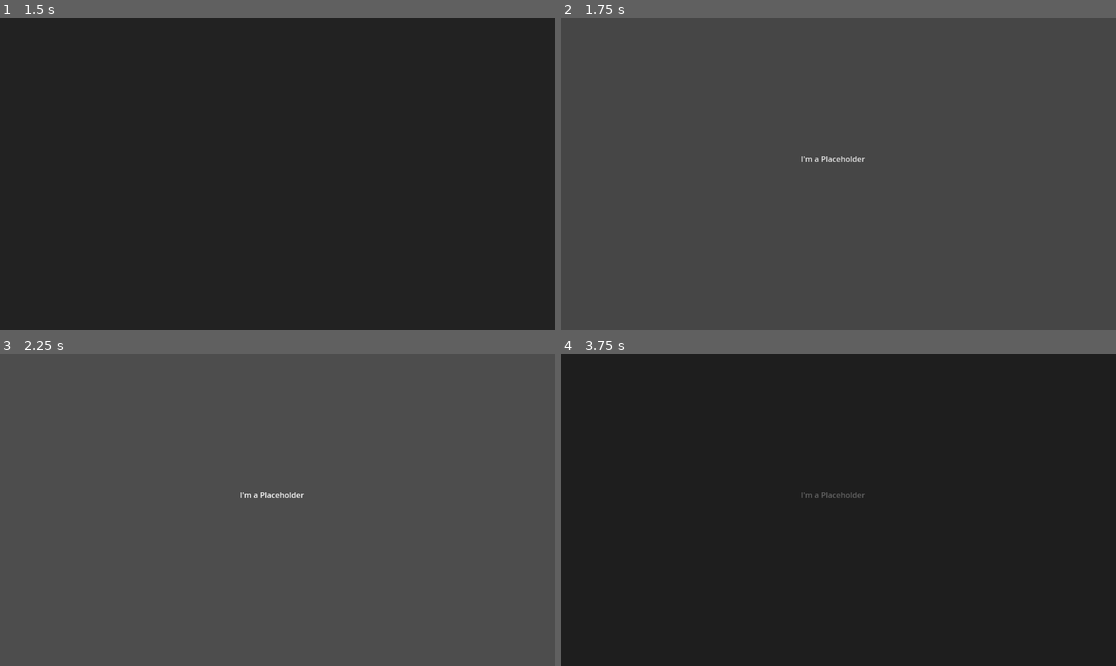
Above: before the commit, frames 1-4 (two rows, left to right).
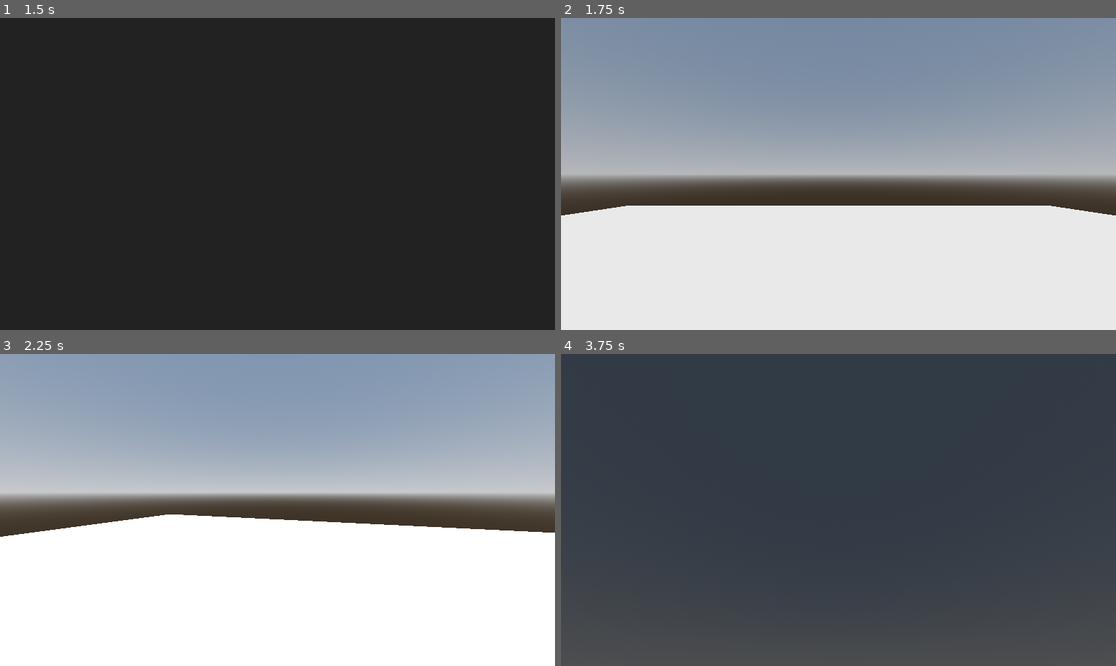
Above: after the commit, the same moments.

Repository: Twalton1452/Space_Delivery_Squad
Game: Godot game, scene res://scenes/Main.tscn
Same seed, same stepped clock (60 frames per second), same inputs: the game is played once before the commit and once after it. Sound files missing from this copy of the repository are replaced by a short silence.
Inputs (mouse positions are in pixels of both pictures, inside the frame that each line leads up to):
- Up to frame 1 (1.5 s): click (277, 183) at 0.52 s; type "12" at 0.6 s; click "Host" at 1.25 s
- Up to frame 2 (1.75 s): no input
- Up to frame 3 (2.25 s): move the mouse to (399, 494) at 2.02 s; hold D (right, bound only after the commit) from 2.03 s (still down); hold T (unlock_cursor, bound only after the commit) from 2.03 s (still down)
- Up to frame 4 (3.75 s): tap Space (jump, bound only after the commit) at 2.27, 2.3, 2.57, 2.85, 3.02, 3.32 s; move the mouse to (727, 525) at 2.77 s; release D (right, bound only after the commit) at 2.78 s; release T (unlock_cursor, bound only after the commit) at 2.78 s; hold S (down, bound only after the commit) 2.78-3.53 s; tap T (unlock_cursor, bound only after the commit) at 3.05 s; move the mouse to (894, 441) at 3.52 s; hold D (right, bound only after the commit) from 3.53 s (still down); hold Page Up (next_level) from 3.53 s (still down)

Frame 1 is identical in both runs. In frame 2, 97% of the frame differs, in the area x 0-100%, y 0-100%; in frame 3, 97%; in frame 4, 100%.

Commit message:
Players moving around
Client authoritative

Diff:
--- a/project.godot
+++ b/project.godot
@@ -43,6 +43,36 @@
 "events": [Object(InputEventKey,"resource_local_to_scene":false,"resource_name":"","device":-1,"window_id":0,"alt_press …(182 unchanged characters)…
 ]
 }
+jump={
+"deadzone": 0.5,
+"events": [Object(InputEventKey,"resource_local_to_scene":false,"resource_name":"","device":-1,"window_id":0,"alt_pressed":false,"shift_pressed":false,"ctrl_pressed":false,"meta_pressed":false,"pressed":false,"keycode":0,"physical_keycode":32,"key_label":0,"unicode":32,"echo":false,"script":null)
+]
+}
+left={
+"deadzone": 0.5,
+"events": [Object(InputEventKey,"resource_local_to_scene":false,"resource_name":"","device":-1,"window_id":0,"alt_pressed":false,"shift_pressed":false,"ctrl_pressed":false,"meta_pressed":false,"pressed":false,"keycode":0,"physical_keycode":65,"key_label":0,"unicode":97,"echo":false,"script":null)
+]
+}
+right={
+"deadzone": 0.5,
+"events": [Object(InputEventKey,"resource_local_to_scene":false,"resource_name":"","device":-1,"window_id":0,"alt_pressed":false,"shift_pressed":false,"ctrl_pressed":false,"meta_pressed":false,"pressed":false,"keycode":0,"physical_keycode":68,"key_label":0,"unicode":100,"echo":false,"script":null)
+]
+}
+up={
+"deadzone": 0.5,
+"events": [Object(InputEventKey,"resource_local_to_scene":false,"resource_name":"","device":-1,"window_id":0,"alt_pressed":false,"shift_pressed":false,"ctrl_pressed":false,"meta_pressed":false,"pressed":false,"keycode":0,"physical_keycode":87,"key_label":0,"unicode":119,"echo":false,"script":null)
+]
+}
+down={
+"deadzone": 0.5,
+"events": [Object(InputEventKey,"resource_local_to_scene":false,"resource_name":"","device":-1,"window_id":0,"alt_pressed":false,"shift_pressed":false,"ctrl_pressed":false,"meta_pressed":false,"pressed":false,"keycode":0,"physical_keycode":83,"key_label":0,"unicode":115,"echo":false,"script":null)
+]
+}
+unlock_cursor={
+"deadzone": 0.5,
+"events": [Object(InputEventKey,"resource_local_to_scene":false,"resource_name":"","device":-1,"window_id":0,"alt_pressed":false,"shift_pressed":false,"ctrl_pressed":false,"meta_pressed":false,"pressed":false,"keycode":0,"physical_keycode":84,"key_label":0,"unicode":116,"echo":false,"script":null)
+]
+}
 
 [rendering]
 
--- a/resources/StandardLevels.tres
+++ b/resources/StandardLevels.tres
@@ -1,8 +1,8 @@
 [gd_resource type="Resource" script_class="LevelStore" load_steps=3 format=3 uid="uid://uqgpdisuofwn"]
 
 [ext_resource type="Script" path="res://scripts/resources/LevelStore.gd" id="1_752wh"]
-[ext_resource type="PackedScene" uid="uid://w1jmaiymn05a" path="res://scenes/levels/PlaceholderLevel.tscn" id="1_wmci8"]
+[ext_resource type="PackedScene" uid="uid://nk1l6h8dmcw" path="res://scenes/levels/Ship.tscn" id="1_eybuy"]
 
 [resource]
 script = ExtResource("1_752wh")
-levels = Array[PackedScene]([ExtResource("1_wmci8")])
+levels = Array[PackedScene]([ExtResource("1_eybuy")])
--- a/resources/TestingLevels.tres
+++ b/resources/TestingLevels.tres
@@ -1,7 +1,8 @@
-[gd_resource type="Resource" script_class="LevelStore" load_steps=2 format=3 uid="uid://6u70fx8lrljj"]
+[gd_resource type="Resource" script_class="LevelStore" load_steps=3 format=3 uid="uid://6u70fx8lrljj"]
 
+[ext_resource type="PackedScene" uid="uid://nk1l6h8dmcw" path="res://scenes/levels/Ship.tscn" id="1_0r44n"]
 [ext_resource type="Script" path="res://scripts/resources/LevelStore.gd" id="1_ht0dg"]
 
 [resource]
 script = ExtResource("1_ht0dg")
-levels = Array[PackedScene]([])
+levels = Array[PackedScene]([ExtResource("1_0r44n")])
--- /dev/null
+++ b/scenes/Player.tscn
@@ -0,0 +1,48 @@
+[gd_scene load_steps=8 format=3 uid="uid://7188haek1n73"]
+
+[ext_resource type="Script" path="res://scripts/Player/Player.gd" id="1_5bue4"]
+[ext_resource type="Script" path="res://scripts/Player/PlayerInput.gd" id="2_qrae6"]
+
+[sub_resource type="CapsuleMesh" id="CapsuleMesh_ns1nv"]
+
+[sub_resource type="StandardMaterial3D" id="StandardMaterial3D_jf68f"]
+albedo_color = Color(0.184314, 0.184314, 0.184314, 1)
+
+[sub_resource type="BoxMesh" id="BoxMesh_j4ybv"]
+material = SubResource("StandardMaterial3D_jf68f")
+
+[sub_resource type="CapsuleShape3D" id="CapsuleShape3D_368e4"]
+
+[sub_resource type="SceneReplicationConfig" id="SceneReplicationConfig_23l6a"]
+properties/0/path = NodePath(".:position")
+properties/0/spawn = true
+properties/0/replication_mode = 1
+properties/1/path = NodePath(".:rotation")
+properties/1/spawn = true
+properties/1/replication_mode = 1
+
+[node name="Player" type="CharacterBody3D"]
+collision_layer = 2
+script = ExtResource("1_5bue4")
+
+[node name="MeshInstance3D" type="MeshInstance3D" parent="."]
+transform = Transform3D(1, 0, 0, 0, 1, 0, 0, 0, 1, 0, 1, 0)
+mesh = SubResource("CapsuleMesh_ns1nv")
+
+[node name="Camera3D" type="Camera3D" parent="."]
+transform = Transform3D(1, 0, 0, 0, 1, 0, 0, 0, 1, 0, 1.5, -0.5)
+
+[node name="Eyes" type="MeshInstance3D" parent="Camera3D"]
+transform = Transform3D(1, 0, 0, 0, 0.303581, 0, 0, 0, 0.0584915, 0, -0.0169319, 0.0213387)
+mesh = SubResource("BoxMesh_j4ybv")
+skeleton = NodePath("../..")
+
+[node name="CollisionShape3D" type="CollisionShape3D" parent="."]
+transform = Transform3D(1, 0, 0, 0, 1, 0, 0, 0, 1, 0, 1, 0)
+shape = SubResource("CapsuleShape3D_368e4")
+
+[node name="MultiplayerSynchronizer" type="MultiplayerSynchronizer" parent="."]
+replication_config = SubResource("SceneReplicationConfig_23l6a")
+
+[node name="PlayerInput" type="Node" parent="."]
+script = ExtResource("2_qrae6")
--- /dev/null
+++ b/scenes/levels/Ship.tscn
@@ -0,0 +1,48 @@
+[gd_scene load_steps=7 format=3 uid="uid://nk1l6h8dmcw"]
+
+[ext_resource type="Script" path="res://scripts/Player/PlayerSpawner.gd" id="1_5lm7w"]
+
+[sub_resource type="ProceduralSkyMaterial" id="ProceduralSkyMaterial_0j0e5"]
+sky_horizon_color = Color(0.64625, 0.65575, 0.67075, 1)
+ground_horizon_color = Color(0.64625, 0.65575, 0.67075, 1)
+
+[sub_resource type="Sky" id="Sky_jftey"]
+sky_material = SubResource("ProceduralSkyMaterial_0j0e5")
+
+[sub_resource type="Environment" id="Environment_g62bv"]
+background_mode = 2
+sky = SubResource("Sky_jftey")
+tonemap_mode = 2
+
+[sub_resource type="BoxShape3D" id="BoxShape3D_81id1"]
+size = Vector3(20, 1, 20)
+
+[sub_resource type="BoxMesh" id="BoxMesh_3rps0"]
+
+[node name="Ship" type="Node3D"]
+
+[node name="DirectionalLight3D" type="DirectionalLight3D" parent="."]
+transform = Transform3D(-0.866023, -0.433016, 0.250001, 0, 0.499998, 0.866027, -0.500003, 0.749999, -0.43301, 0, 0, 0)
+shadow_enabled = true
+
+[node name="WorldEnvironment" type="WorldEnvironment" parent="."]
+environment = SubResource("Environment_g62bv")
+
+[node name="Ground" type="StaticBody3D" parent="."]
+transform = Transform3D(1, 0, 0, 0, 1, 0, 0, 0, 1, 0, -0.252441, 0)
+collision_mask = 0
+
+[node name="CollisionShape3D" type="CollisionShape3D" parent="Ground"]
+shape = SubResource("BoxShape3D_81id1")
+
+[node name="MeshInstance3D" type="MeshInstance3D" parent="Ground"]
+transform = Transform3D(20, 0, 0, 0, 1, 0, 0, 0, 20, 0, 0, 0)
+mesh = SubResource("BoxMesh_3rps0")
+
+[node name="SpawnLocation" type="Node3D" parent="."]
+
+[node name="PlayerSpawner" type="MultiplayerSpawner" parent="." node_paths=PackedStringArray("spawn_location")]
+_spawnable_scenes = PackedStringArray("res://scenes/Player.tscn")
+spawn_path = NodePath("..")
+script = ExtResource("1_5lm7w")
+spawn_location = NodePath("../SpawnLocation")
--- /dev/null
+++ b/scripts/Player/Player.gd
@@ -0,0 +1,56 @@
+extends CharacterBody3D
+class_name Player
+
+const WALK_SPEED = 5.0
+const JUMP_VELOCITY = 4.5
+const BASE_FOV = 75.0
+const FOV_CHANGE = 2.0
+
+@onready var player_input : PlayerInput = $PlayerInput
+@onready var camera : Camera3D = $Camera3D
+
+var look_speed = .005
+var move_speed = WALK_SPEED
+
+# Get the gravity from the project settings to be synced with RigidBody nodes.
+var gravity = ProjectSettings.get_setting("physics/3d/default_gravity")
+
+## Based on the velocity, change the camera's FOV
+## not used at the moment because the x,z velocity don't reset to 0
+## so the fov never changes back once it gets modified unless hitting a wall
+func movement_based_fov_change(delta) -> void:
+	var velocity_clamped = clamp(velocity.length(), 0.5, move_speed * 2)
+	var target_fov = BASE_FOV + FOV_CHANGE * velocity_clamped
+	camera.fov = lerp(camera.fov, target_fov, delta * 8.0)
+
+## Server receives Input from clients and moves them
+func _physics_process(delta):
+	if not is_multiplayer_authority():
+		return
+
+	# Capture direction during input because we let the player have authority
+	# over their own rotation
+	var direction = (transform.basis * Vector3(player_input.x, 0, player_input.y)).normalized()
+
+	# Clientside Prediction - Simulate player movement
+	move(direction, player_input.jumping, delta)
+	movement_based_fov_change(delta)
+
+func move(direction: Vector3, jump: int, delta: float) -> void:
+	if not is_on_floor():
+		velocity.y -= gravity * delta
+
+	# Handle Jump.
+	if jump > 0 and is_on_floor():
+		velocity.y = JUMP_VELOCITY
+
+	if is_on_floor():
+		velocity.x = direction.x * move_speed
+		velocity.z = direction.z * move_speed
+	else:
+		# After a jump, allow the player to influence the direction slightly
+		if direction:
+			velocity.x = lerp(velocity.x, direction.x * move_speed, delta * 2.0)
+			velocity.z = lerp(velocity.z, direction.z * move_speed, delta * 2.0)
+
+	move_and_slide()
--- /dev/null
+++ b/scripts/Player/PlayerInput.gd
@@ -0,0 +1,47 @@
+extends Node
+class_name PlayerInput
+
+## Class to record authoritative player input
+## Useful separation for when deciding to move to Clientside-Prediction
+## May get rid of this
+
+@export var x := 0.0
+@export var y := 0.0
+@export var jumping := 0
+
+@onready var player : Player = get_parent()
+
+func _ready() -> void:
+	if not is_multiplayer_authority():
+		return
+
+	setup.call_deferred()
+
+func setup() -> void:
+	Input.mouse_mode = Input.MOUSE_MODE_CAPTURED
+	player.camera.current = true
+
+func _unhandled_input(event):
+	if not is_multiplayer_authority():
+		return
+
+	# Only used to exit the game currently
+	if event.is_action_pressed("unlock_cursor"):
+		if Input.mouse_mode == Input.MOUSE_MODE_CAPTURED:
+			Input.mouse_mode = Input.MOUSE_MODE_VISIBLE
+		else:
+			Input.mouse_mode = Input.MOUSE_MODE_CAPTURED
+
+	if event is InputEventMouseMotion and Input.mouse_mode == Input.MOUSE_MODE_CAPTURED:
+		player.rotate_y(-event.relative.x * player.look_speed)
+		player.camera.rotate_x(-event.relative.y * player.look_speed)
+		player.camera.rotation.x = clamp(player.camera.rotation.x, -PI/2, PI/2)
+
+func _physics_process(_delta):
+	if not is_multiplayer_authority():
+		return
+
+	jumping = Input.is_action_pressed("jump")
+
+	x = Input.get_axis("left", "right")
+	y = Input.get_axis("up", "down")
--- /dev/null
+++ b/scripts/Player/PlayerSpawner.gd
@@ -0,0 +1,42 @@
+extends MultiplayerSpawner
+
+@export var spawn_location : Node3D
+
+@onready var parent_node = get_node(spawn_path)
+
+var player_scene : PackedScene = preload("res://scenes/Player.tscn")
+
+func _ready() -> void:
+	spawn_function = spawn_player
+
+	if not is_multiplayer_authority():
+		return
+
+	setup.call_deferred()
+
+func setup() -> void:
+	spawn_already_connected_players()
+	spawn(multiplayer.get_unique_id()) # Spawn self
+	multiplayer.peer_connected.connect(_on_peer_connected)
+	multiplayer.peer_disconnected.connect(_on_peer_disconnected)
+
+func spawn_player(id: int) -> Node:
+	var player : Player = player_scene.instantiate()
+	player.name = str(id)
+	player.set_multiplayer_authority(id)
+	player.position = Vector3(0, 0.5, 0) if spawn_location == null else spawn_location.position
+	return player
+
+func spawn_already_connected_players() -> void:
+	for peer_id in multiplayer.get_peers():
+		spawn(peer_id)
+
+func _on_peer_connected(id: int) -> void:
+	spawn(id)
+
+func _on_peer_disconnected(id: int) -> void:
+	var player = parent_node.find_child(str(id))
+	if player == null:
+		return
+
+	player.queue_free()
